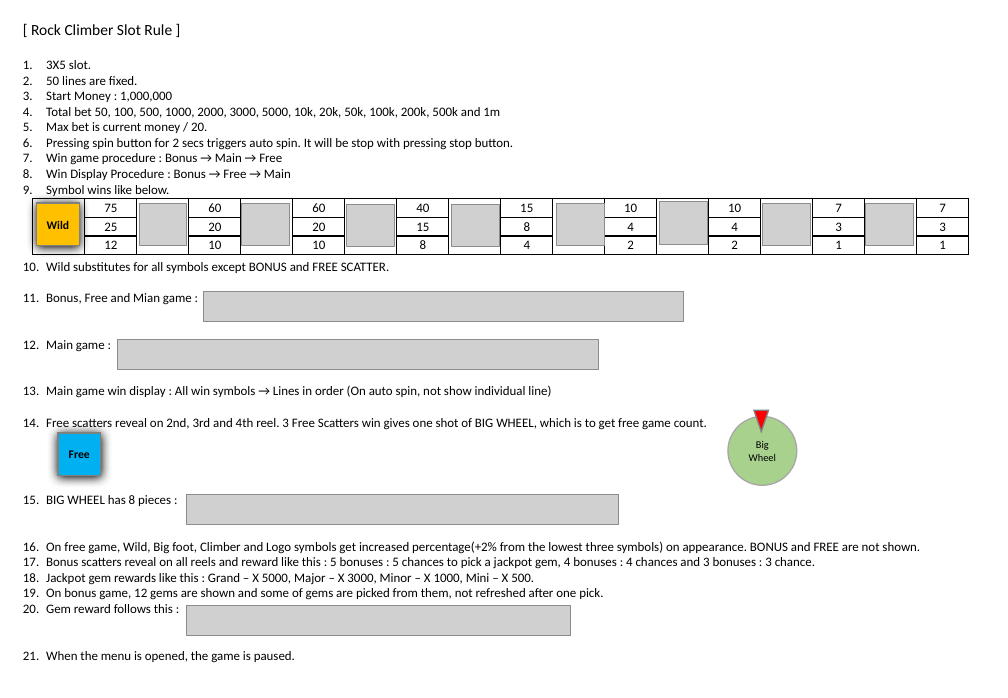
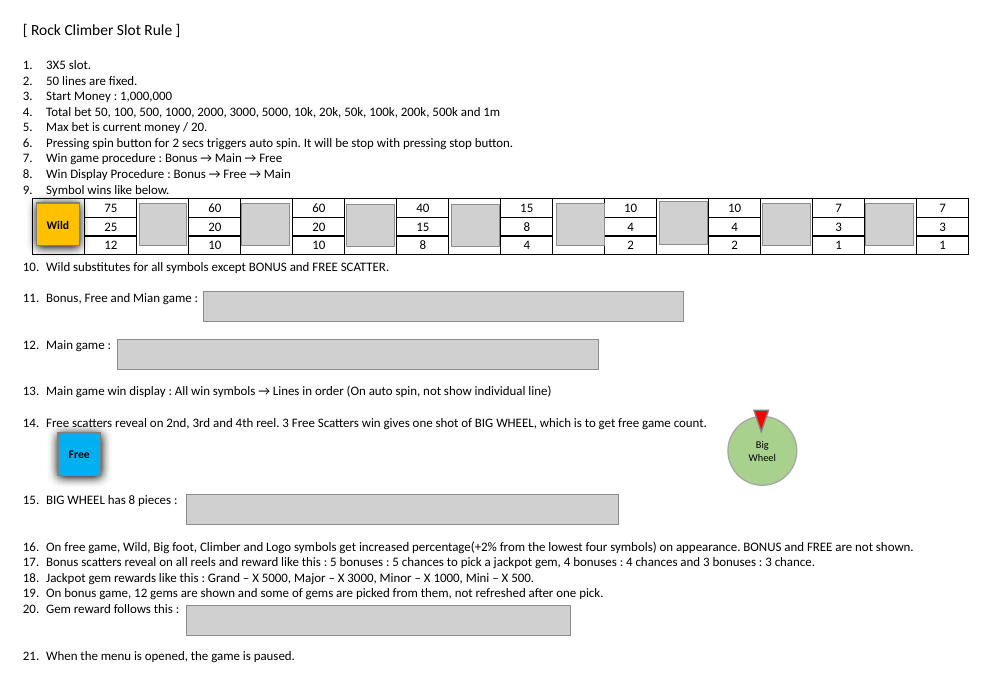
Before and after one commit to SuperVeigar/SlotMachine, a slide deck: slide 2 of 00_Documents/Proposal_RockCLimber.pptx. Drawn at 1008x698 pixels with LibreOffice and Linux fonts; fonts in the diff are those of the drawing; grey boxes stand for pictures. Boxes give left, top, right and bottom in pixels: in the first picture for what was removed or moved away, otherwise in the second. Text is boxed around its words. In the diff, an @@ line names an element or a change of style, - is before the commit and + after.

```diff
--- a/00_Documents/Proposal_RockCLimber.pptx
+++ b/00_Documents/Proposal_RockCLimber.pptx
@@ text at (x1=46, y1=541, x2=914, y2=554): text changed @@
-16. On free game, Wild, Big foot, Climber and Logo symbols get increased percentage(+2% from the lowest three symbols) on appearance. BONUS and FREE are not shown.
+16. On free game, Wild, Big foot, Climber and Logo symbols get increased percentage(+2% from the lowest four symbols) on appearance. BONUS and FREE are not shown.
```
Also in this commit, not shown: 11 other files.
